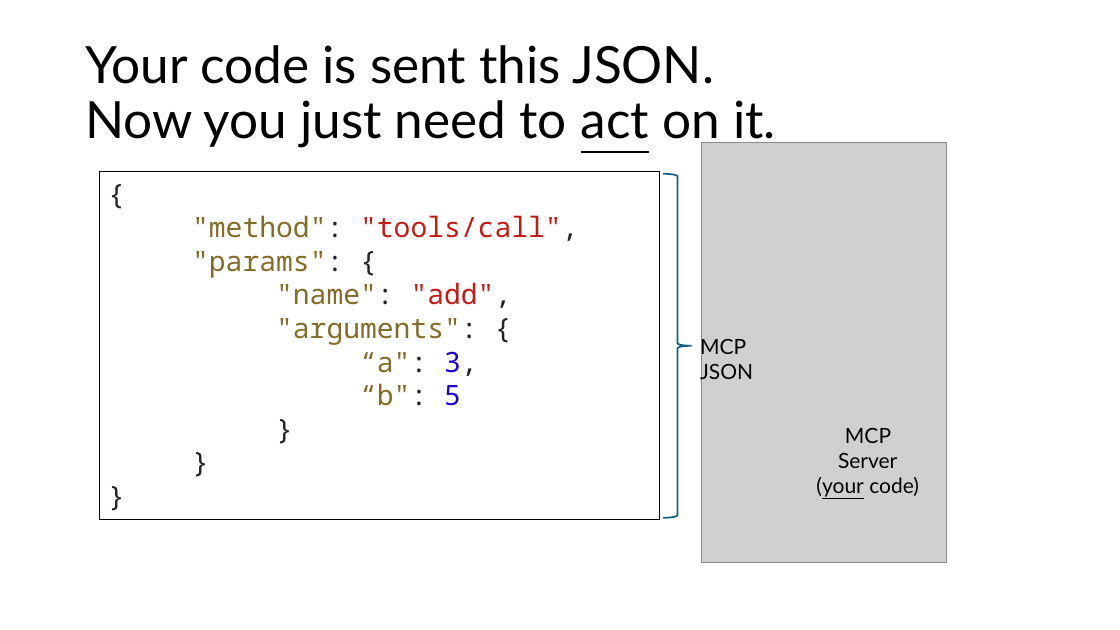
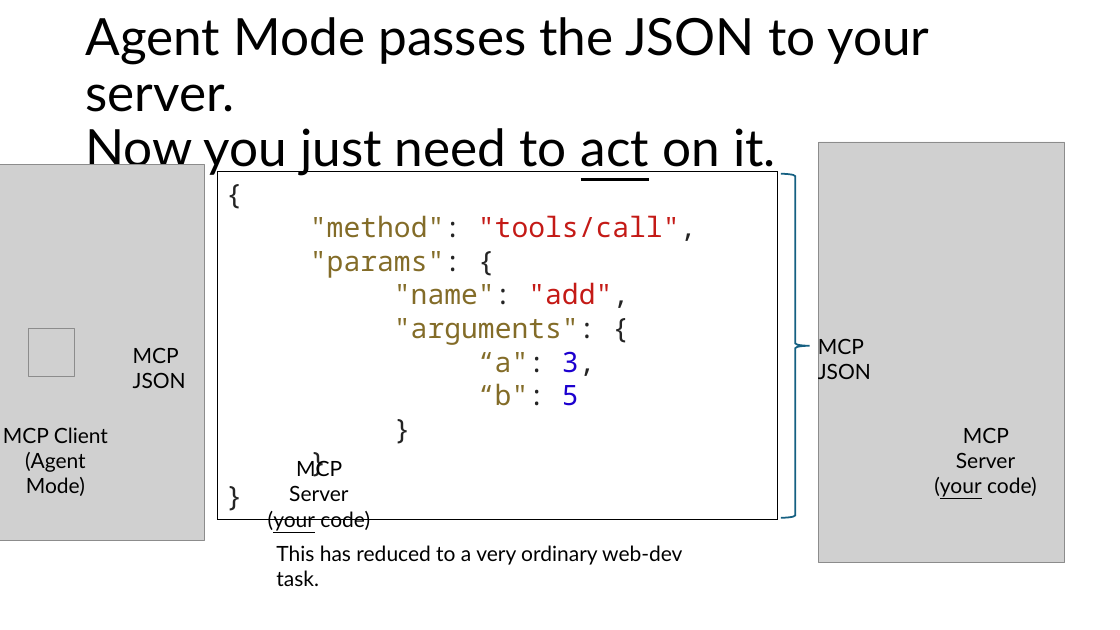
Before and after one commit to RHIT-CSSE/csse290-ai, a slide deck: slide 9 of ClassMaterials/Week9/MCP Servers.pptx. Drawn at 1120x630 pixels with LibreOffice and Linux fonts; fonts in the diff are those of the drawing; grey boxes stand for pictures. Boxes give left, top, right and bottom in pixels: in the first picture for what was removed or moved away, otherwise in the second. Text is boxed around its words. In the diff, an @@ line names an element or a change of style, - is before the commit and + after.

```diff
--- a/ClassMaterials/Week9/MCP Servers.pptx
+++ b/ClassMaterials/Week9/MCP Servers.pptx
@@ title at [85,17,929,176]: text changed @@
-Your code is sent this JSON.
-Now you just need to act on it.
+Agent Mode passes the JSON to your server.
+Now you just need to act on it.
@@ picture added at [0,165,204,540] @@
@@ rectangle "{ "method": "tools/call", "params": { ...": place and size @@
-rectangle "{ "method": "tools/call", "params": { ..." at [100,172,660,520]
+rectangle "{ "method": "tools/call", "params": { ..." at [218,172,778,520]
@@ 1 picture, 1 text, 1 left brace: place and size @@
-1 picture, 1 text, 1 left brace at [664,142,948,563]
+1 picture, 1 text, 1 left brace at [781,142,1065,563]
@@ picture added at [29,328,74,376] @@
@@ text "MCP JSON": place and size @@
-text "MCP JSON" at [700,335,753,384]
+text "MCP JSON" at [818,335,871,384]
@@ text added at [133,348,186,388], 18 pt, text #000000 @@
+MCP JSON
@@ text added at [3,427,108,496], 18 pt, text #000000 @@
+MCP Client
+(Agent Mode)
@@ text added at [268,458,370,531], 18 pt, text #000000 @@
+MCP Server
+(your code)
@@ text added at [276,545,682,565], 18 pt, text #000000 @@
+This has reduced to a very ordinary web-dev task.
```
Also in this commit, not shown: 4 other slides changed.
